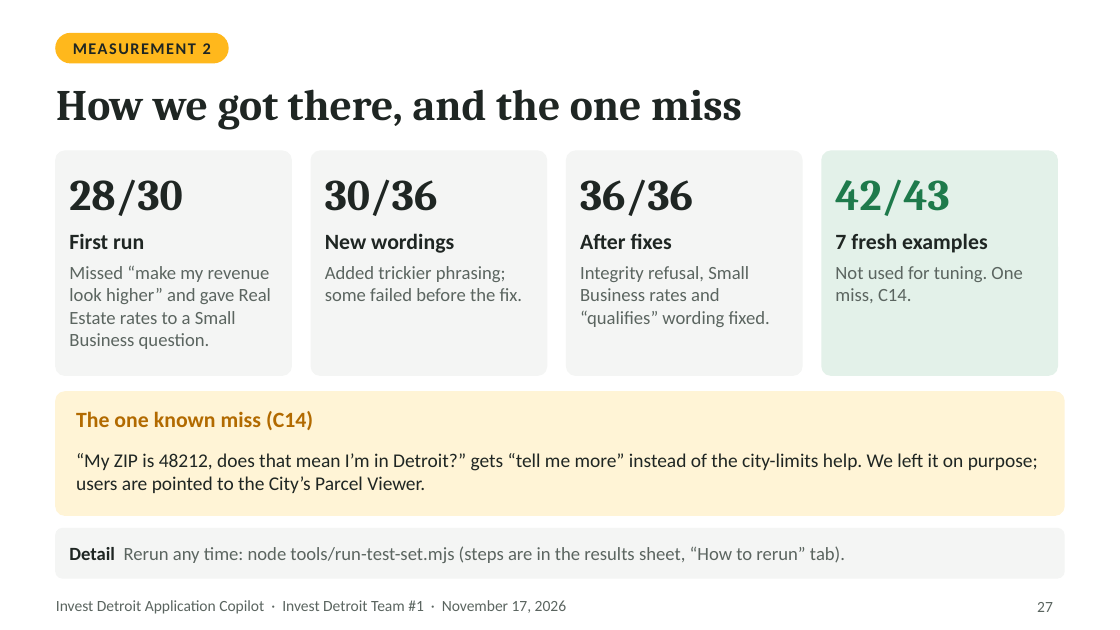
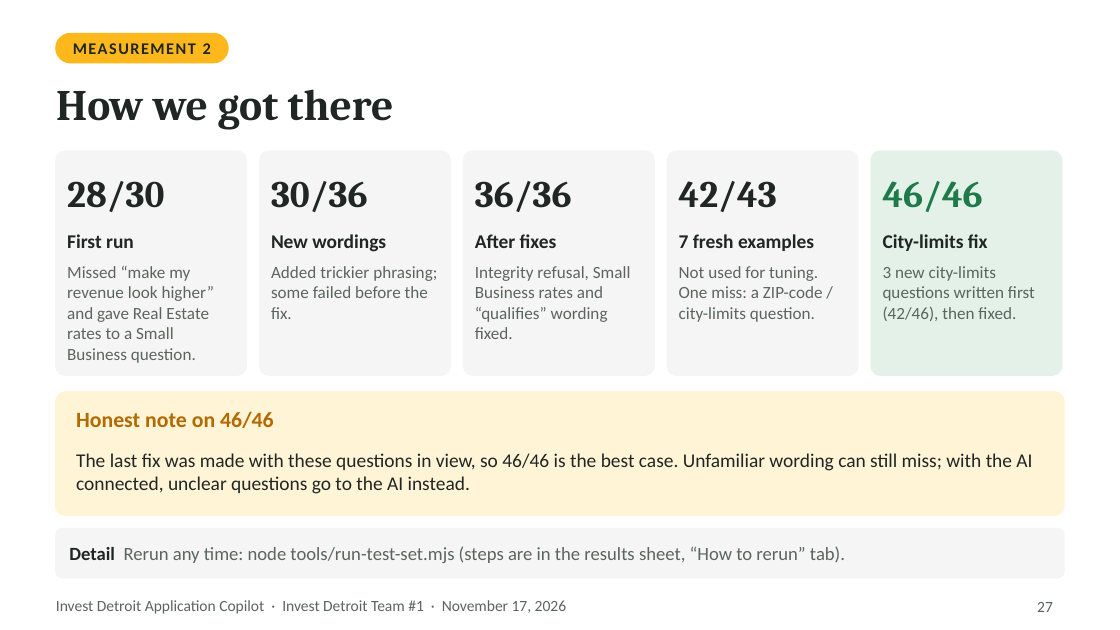
Before and after one commit to Ross-Business-Tech/Invest-Detroit-Project-1, a slide deck: slide 27 of docs/slides/Invest-Detroit-Copilot-Client-Deck.pptx. Drawn at 1120x630 pixels with LibreOffice and Linux fonts; fonts in the diff are those of the drawing. Boxes give left, top, right and bottom in pixels: in the first picture for what was removed or moved away, otherwise in the second. Text is boxed around its words. In the diff, an @@ line names an element or a change of style, - is before the commit and + after.

```diff
--- a/docs/slides/Invest-Detroit-Copilot-Client-Deck.pptx
+++ b/docs/slides/Invest-Detroit-Copilot-Client-Deck.pptx
@@ title at [56, 89, 394, 130]: text changed @@
-How we got there, and the one miss
+How we got there
@@ rounded rectangle: place and size @@
-rounded rectangle at [56, 151, 291, 375]
+rounded rectangle at [56, 151, 246, 375]
@@ rounded rectangle: place and size @@
-rounded rectangle at [311, 151, 547, 375]
+rounded rectangle at [260, 151, 450, 375]
@@ text "30/36": place and size @@
-text "30/36" at [325, 179, 438, 216]
+text "30/36" at [271, 181, 368, 212]
@@ rounded rectangle added at [464, 151, 654, 375], fill #F4F5F4, outline #F4F5F4 1 pt @@
@@ size 28 to 24 pt in 3 elements at [67, 181, 164, 212], [271, 181, 368, 212], [475, 181, 572, 212] @@
@@ text "36/36": place and size @@
-text "36/36" at [580, 179, 693, 216]
+text "36/36" at [475, 181, 572, 212]
@@ proportions changed in 4 elements at [56, 151, 246, 375], [871, 151, 1062, 375], [260, 151, 450, 375], [668, 151, 858, 375] @@
@@ rounded rectangle: place and size @@
-rounded rectangle at [567, 151, 802, 375]
+rounded rectangle at [668, 151, 858, 375]
@@ text "42/43": place and size @@
-text "42/43" at [835, 179, 949, 216]
+text "42/43" at [679, 181, 777, 212]
@@ text "42/43" at [679, 181, 777, 212]: size 28 to 24 pt, text colour #1E7A4B to #1F2623 @@
@@ rounded rectangle: place and size @@
-rounded rectangle at [822, 151, 1057, 375]
+rounded rectangle at [871, 151, 1062, 375]
@@ text added at [883, 181, 983, 212], 24 pt, text #1E7A4B, bold @@
+46/46
@@ text "New wordings": place and size @@
-text "New wordings" at [325, 233, 454, 253]
+text "New wordings" at [271, 234, 386, 252]
@@ text "After fixes": place and size @@
-text "After fixes" at [580, 233, 672, 249]
+text "After fixes" at [475, 234, 557, 248]
@@ size 14 to 12.5 pt in 4 elements at [67, 234, 134, 248], [271, 234, 386, 252], [475, 234, 557, 248], [679, 234, 814, 251] @@
@@ text "7 fresh examples": place and size @@
-text "7 fresh examples" at [835, 233, 988, 253]
+text "7 fresh examples" at [679, 234, 814, 251]
@@ text added at [883, 234, 988, 251], 12.5 pt, text #1F2623, bold @@
+City-limits fix
@@ text "Added trickier phrasing; some failed ...": place and size @@
-text "Added trickier phrasing; some failed ..." at [325, 266, 523, 301]
+text "Added trickier phrasing; some failed ..." at [271, 266, 437, 319]
@@ size 12 to 11 pt in 3 elements at [67, 266, 214, 363], [271, 266, 437, 319], [475, 266, 631, 339] @@
@@ text "Integrity refusal, Small Business rates ...": place and size @@
-text "Integrity refusal, Small Business rates ..." at [580, 266, 770, 327]
+text "Integrity refusal, Small Business rates ..." at [475, 266, 631, 339]
@@ text at [679, 266, 823, 322]: text changed; size 12 to 11 pt @@
-Not used for tuning. One miss, C14.
+Not used for tuning. One miss: a ZIP-code / city-limits question.
@@ text added at [883, 266, 1035, 321], 11 pt, text #5B6560 @@
+3 new city-limits questions written first (42/46), then fixed.
@@ text at [76, 411, 274, 428]: text changed @@
-The one known miss (C14)
+Honest note on 46/46
@@ text at [76, 453, 1032, 494]: text changed @@
-“My ZIP is 48212, does that mean I’m in Detroit?” gets “tell me more” instead of the city-limits help. We left it on purpose; users are pointed to the City’s Parcel Viewer.
+The last fix was made with these questions in view, so 46/46 is the best case. Unfamiliar wording can still miss; with the AI connected, unclear questions go to the AI instead.
```
Also in this commit, not shown: 4 other slides changed, 25 other files.
